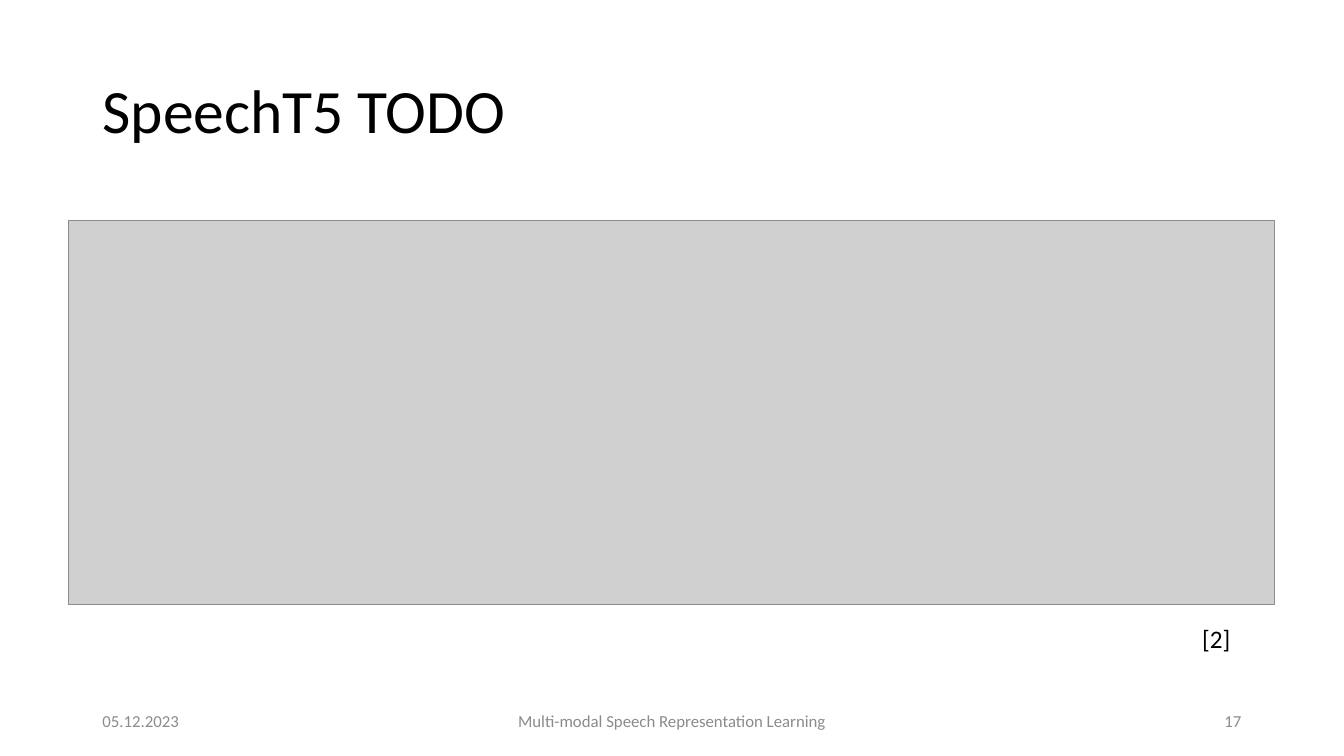
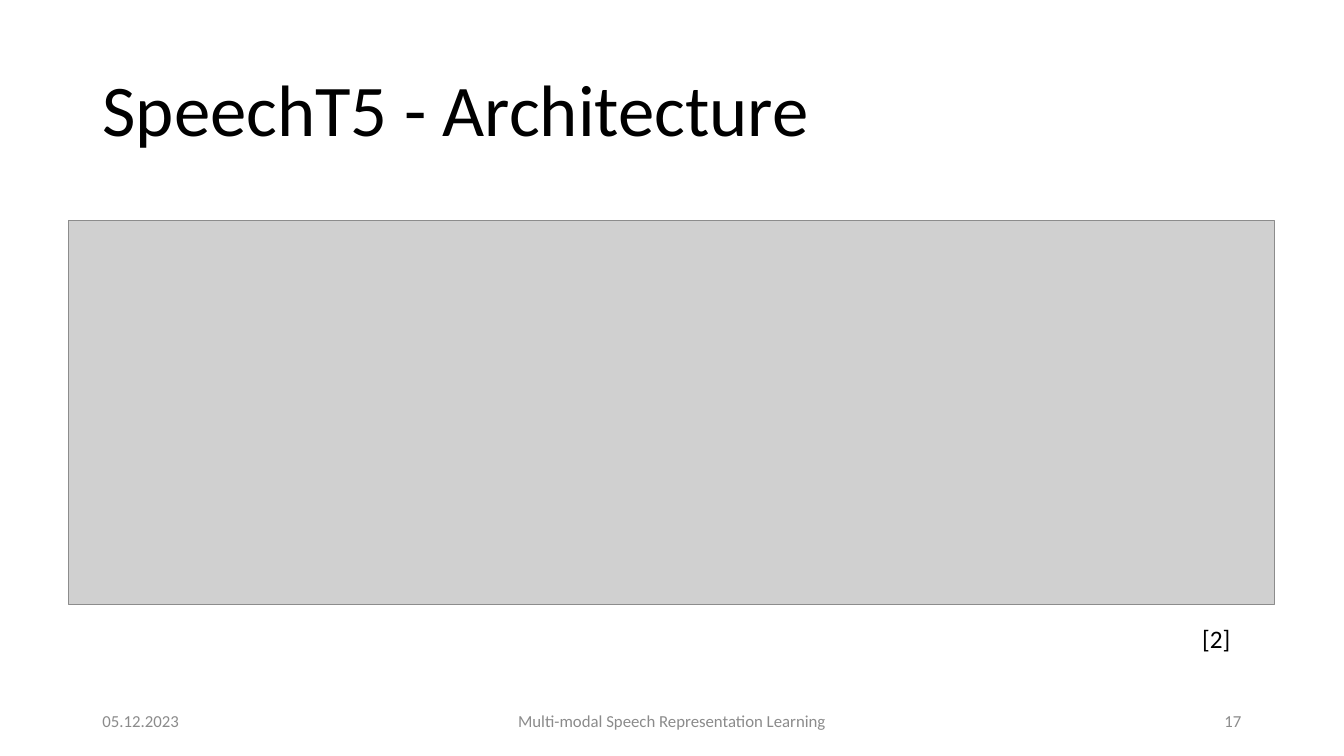
Before and after one commit to carlos-schmidt/nn-seminar, a slide deck: slide 17 of presentation.pptx. Drawn at 1344x756 pixels with LibreOffice and Linux fonts; fonts in the diff are those of the drawing; grey boxes stand for pictures. Boxes give left, top, right and bottom in pixels: in the first picture for what was removed or moved away, otherwise in the second. Text is boxed around its words. In the diff, an @@ line names an element or a change of style, - is before the commit and + after.

```diff
--- a/presentation.pptx
+++ b/presentation.pptx
@@ title at (x1=102, y1=85, x2=809, y2=148): text changed; size 44 to 52 pt @@
-SpeechT5 TODO
+SpeechT5 - Architecture
```
Also in this commit, not shown: 8 other slides changed, 4 slides added, 1 other file.
